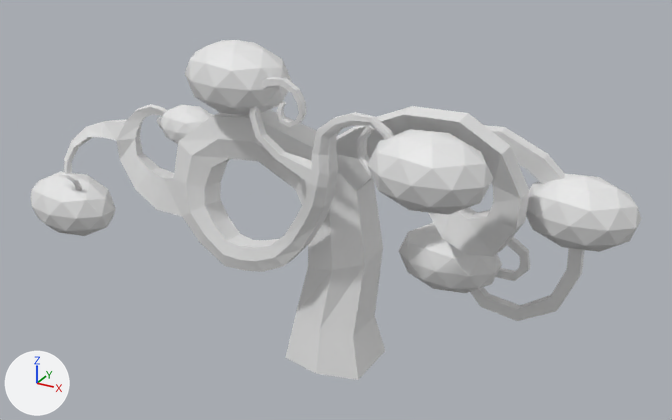
Before and after pictures for a commit that changed the Blender file Assets/Prefabs/Level 2 deco/AlienTree.0.blend.
One viewpoint serves both versions: a 50 mm camera at (16.8, -30.5, 21.1) aimed at (-0.4, 0.9, 5.4). Arrows for +X, +Y and +Z are at lower left; the lights stay in place.
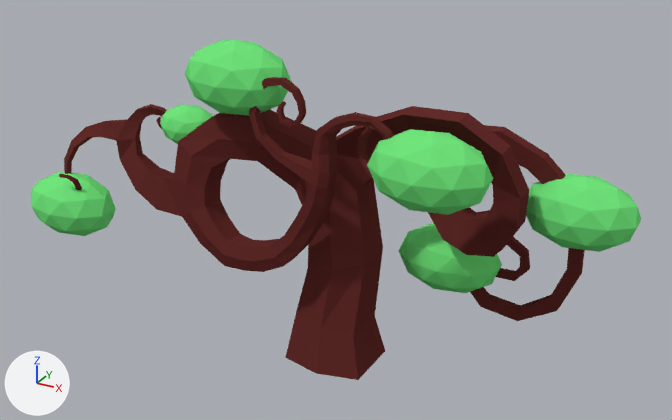
The change, as a list of edits to the scene's bpy script:
```text
Add mat_material:
    mat_material = diffuse_material('Material')
    mat_material.base_color = (0.128, 0.0265, 0.0239)  # dark red #642d2b
Add mat_material_001:
    mat_material_001 = diffuse_material('Material.001')
    mat_material_001.base_color = (0.168, 0.8, 0.203)  # green #72e77c
Change me_icosphere_009:
    where me_icosphere_009.from_pydata(...)  # 42 vertices, 80 faces; spans x -0.95..0.95, y -1.0..1.0, z -1.0..1.0
    add me_icosphere_009.materials.append(mat_material_001)  # green #72e77c
Change me_icosphere_008:
    where me_icosphere_008.from_pydata(...)  # 42 vertices, 80 faces; spans x -0.95..0.95, y -1.0..1.0, z -1.0..1.0
    add me_icosphere_008.materials.append(mat_material_001)  # green #72e77c
Change me_icosphere_007:
    where me_icosphere_007.from_pydata(...)  # 42 vertices, 80 faces; spans x -0.95..0.95, y -1.0..1.0, z -1.0..1.0
    add me_icosphere_007.materials.append(mat_material_001)  # green #72e77c
Change me_icosphere_006:
    where me_icosphere_006.from_pydata(...)  # 42 vertices, 80 faces; spans x -0.95..0.95, y -1.0..1.0, z -1.0..1.0
    add me_icosphere_006.materials.append(mat_material_001)  # green #72e77c
Change me_icosphere_005:
    where me_icosphere_005.from_pydata(...)  # 42 vertices, 80 faces; spans x -0.95..0.95, y -1.0..1.0, z -1.0..1.0
    add me_icosphere_005.materials.append(mat_material_001)  # green #72e77c
Change me_icosphere_004:
    where me_icosphere_004.from_pydata(...)  # 42 vertices, 80 faces; spans x -0.95..0.95, y -1.0..1.0, z -1.0..1.0
    add me_icosphere_004.materials.append(mat_material_001)  # green #72e77c
Change me_cube_001:
    where me_cube_001.from_pydata(...)  # 482 vertices, 480 faces; spans x -12.7..9.5, y -3.5..4.1, z -1.0..11.8
    add me_cube_001.materials.append(mat_material)  # dark red #642d2b
```

Changed parts and their boxes (x1, y1, x2, y2) in the pictures (672 x 420 px):
'Cube', recoloured (grey to red)
    both: (59, 77, 585, 380)
'Icosphere.003', recoloured (white to green)
    both: (367, 129, 493, 215)
'Icosphere.005', recoloured (white to green)
    both: (526, 173, 641, 252)
'Icosphere.002', recoloured (white to green)
    both: (185, 40, 292, 116)
'Icosphere.004', recoloured (grey to green)
    both: (398, 223, 502, 293)
'Icosphere.001', recoloured (white to green)
    both: (31, 171, 116, 236)
'Icosphere', recoloured (white to green)
    both: (160, 105, 214, 144)
